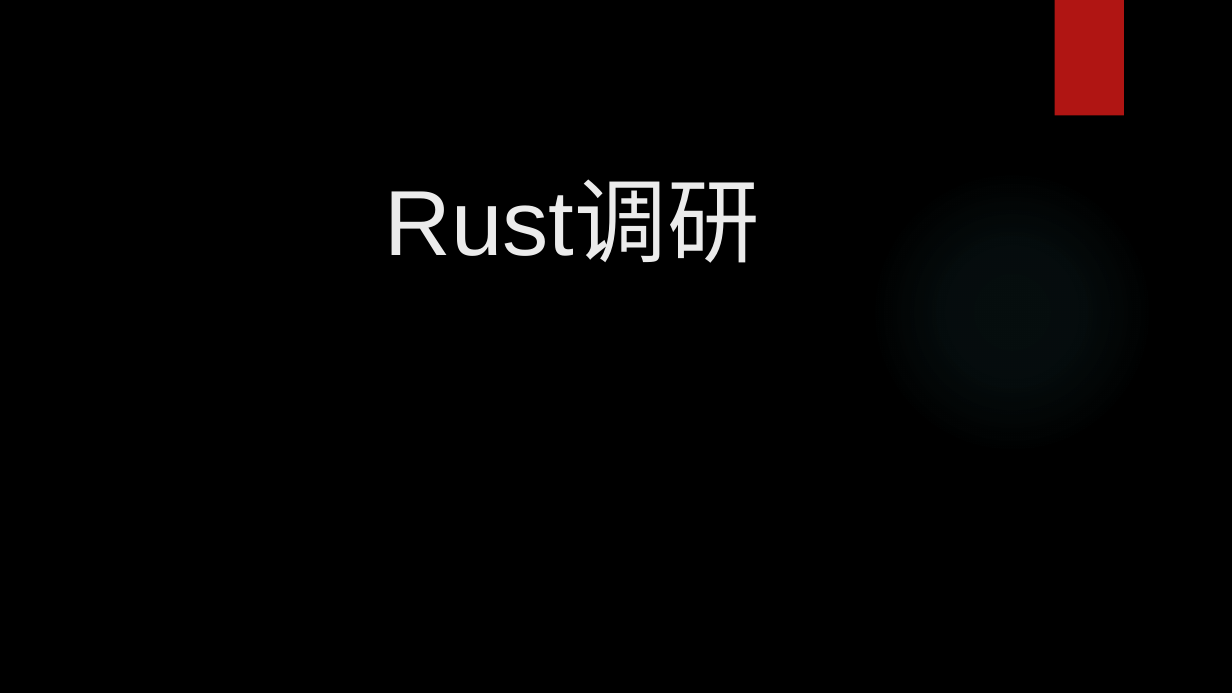
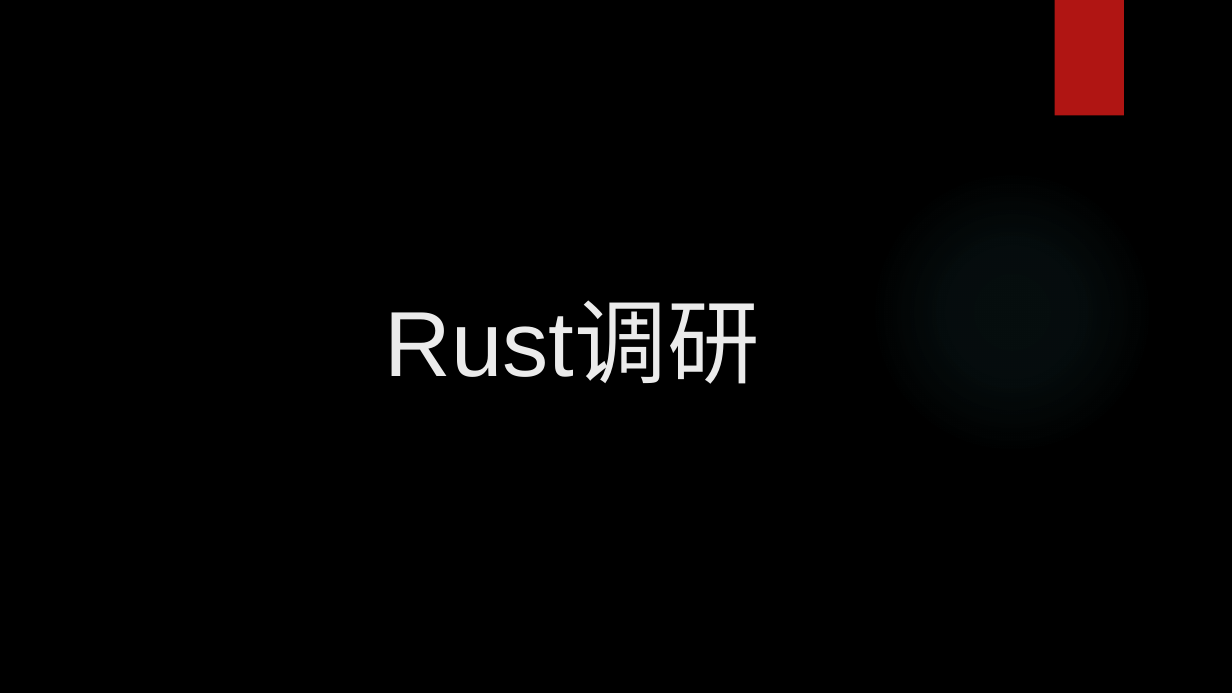
Before and after one commit to hengli-coder/rust_learning, a slide deck: slide 1 of Rust调研.pptx. Drawn at 1232x693 pixels with LibreOffice and Linux fonts; fonts in the diff are those of the drawing; background and template pictures are left out. Boxes give left, top, right and bottom in pixels: in the first picture for what was removed or moved away, otherwise in the second. Text is boxed around its words. In the diff, an @@ line names an element or a change of style, - is before the commit and + after.

```diff
--- a/Rust调研.pptx
+++ b/Rust调研.pptx
@@ title "Rust调研": place and size @@
-title "Rust调研" at [385, 181, 760, 263]
+title "Rust调研" at [385, 303, 760, 384]
```
Also in this commit, not shown: 1 other slide changed, 12 slides added, 1 slide removed.
